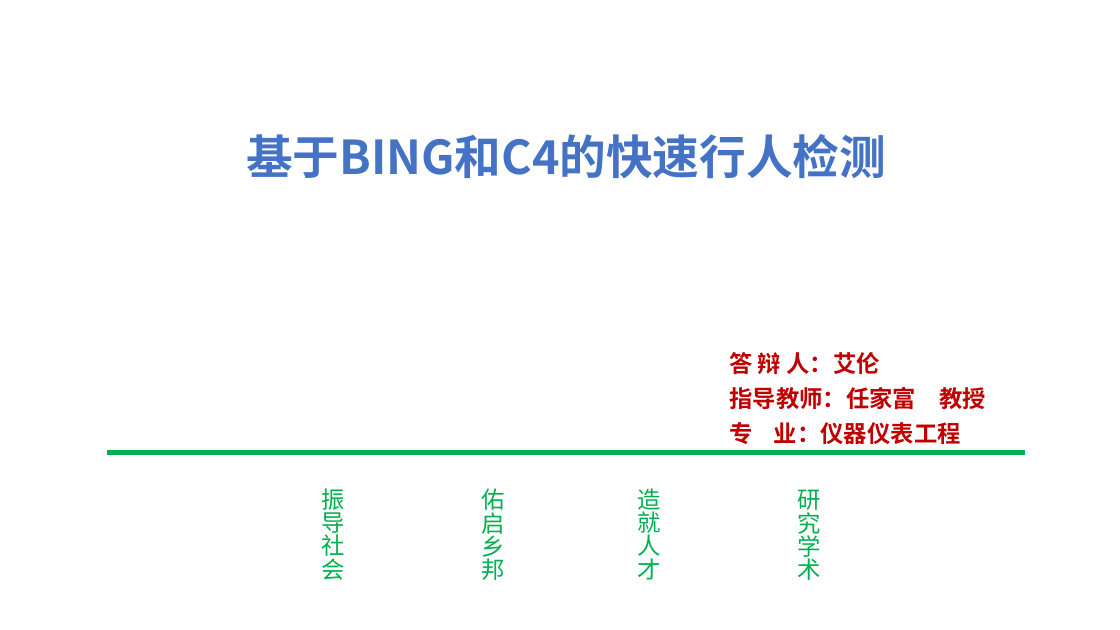
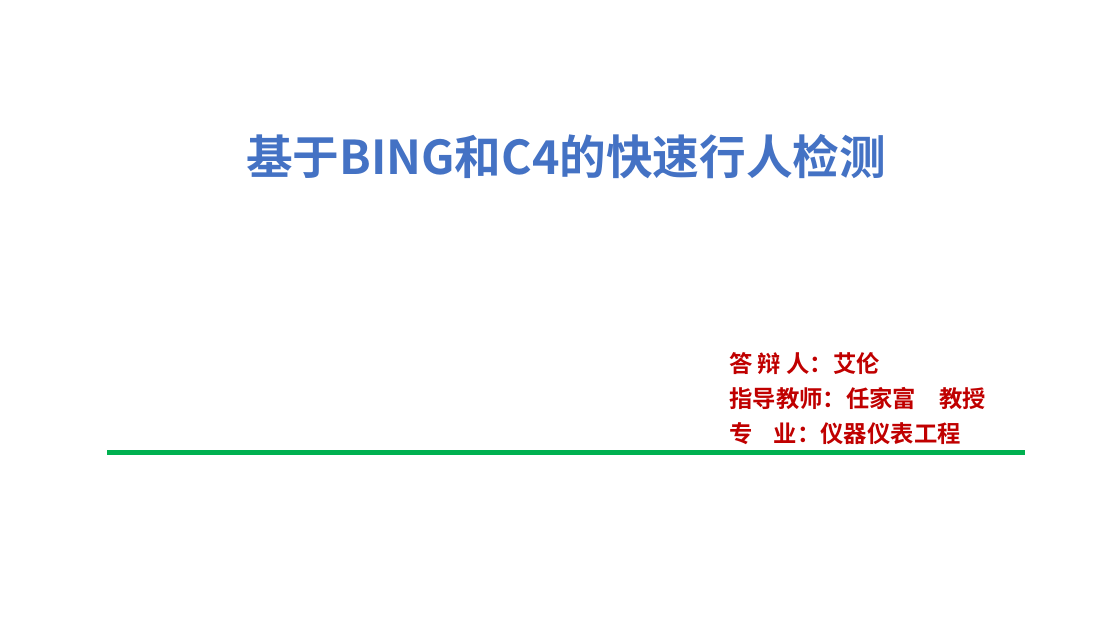
Before and after one commit to ailungoal/paper, a slide deck: slide 1 of 【王卫芳】硕士学位论文答辩.pptx. Drawn at 1120x630 pixels with LibreOffice and Linux fonts; fonts in the diff are those of the drawing. Boxes give left, top, right and bottom in pixels: in the first picture for what was removed or moved away, otherwise in the second. Text is boxed around its words. In the diff, an @@ line names an element or a change of style, - is before the commit and + after.

```diff
--- a/【王卫芳】硕士学位论文答辩.pptx
+++ b/【王卫芳】硕士学位论文答辩.pptx
@@ group removed at <box>322,488,820,580</box>: 4 texts @@
-研究学术
-佑启乡邦
-造就人才
-振导社会
```
Also in this commit, not shown: 11 other slides changed, 7 slides added, 16 slides removed, 1 other file.
